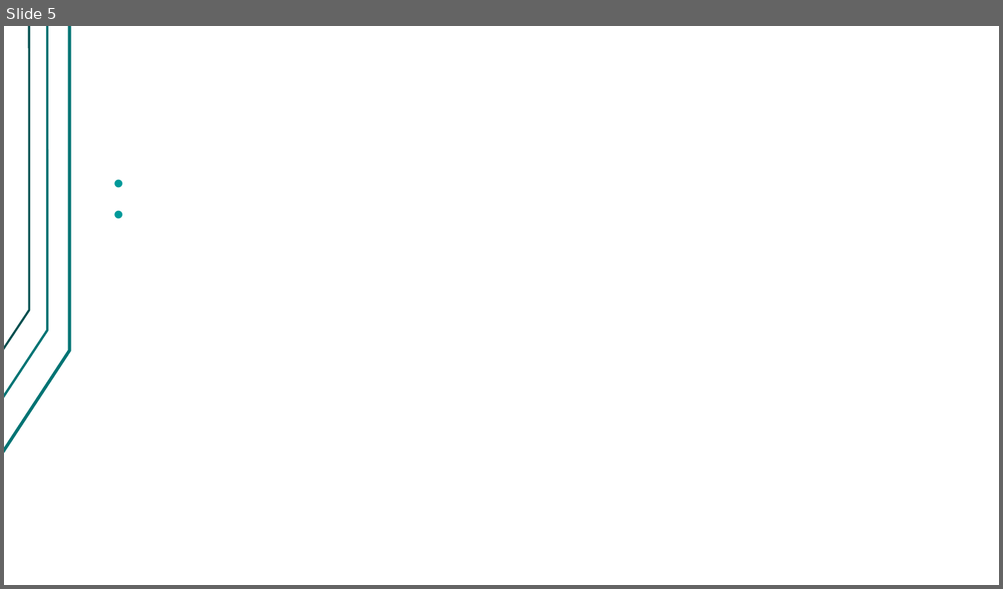
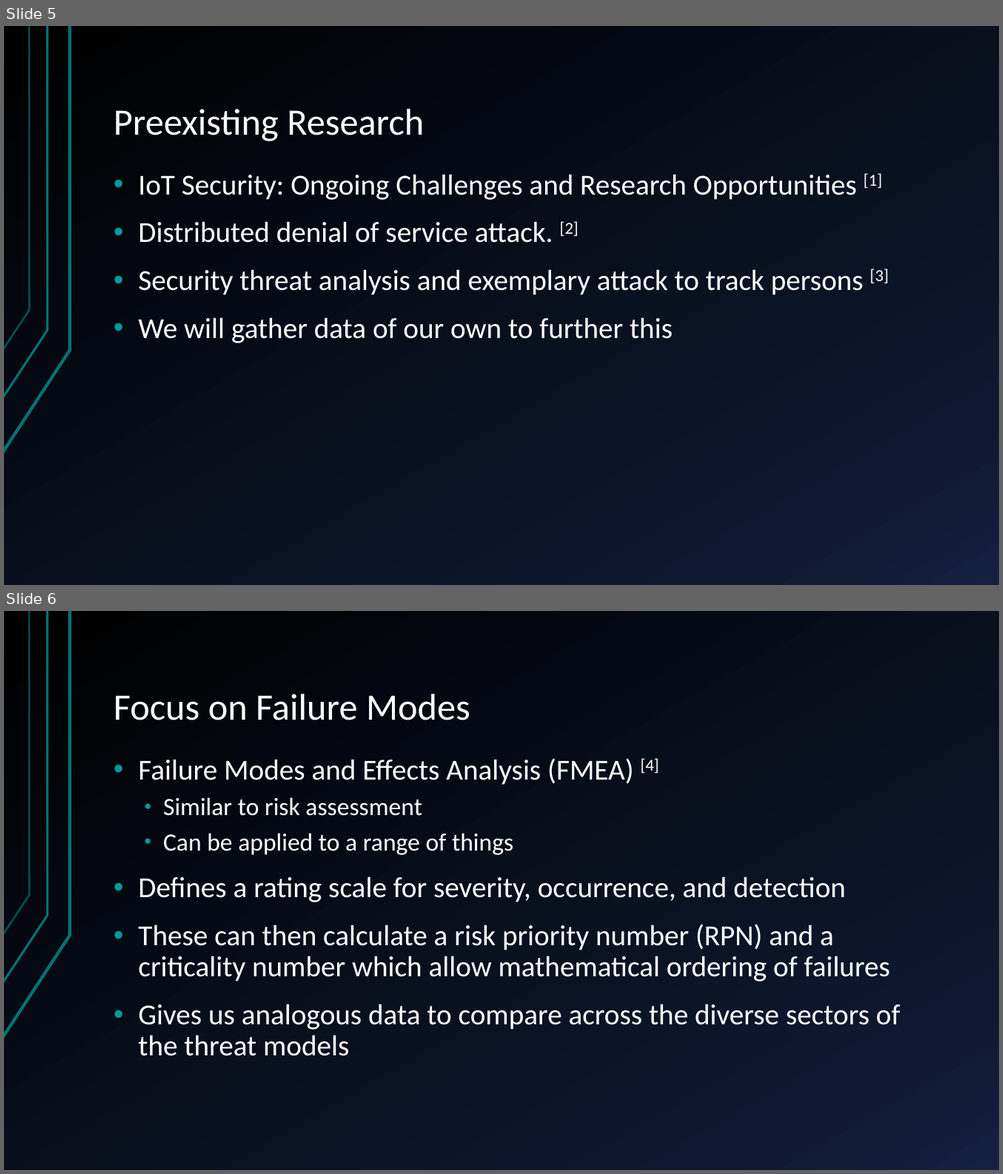
Before and after one commit to giacoppd/Security-For-Robotics, a slide deck: docs/progress_report/progress_report.pptx. Shown one above the other, each under a label of ours: slide 5 before the commit, slides 5 and 6 after it. The pictures are 1003x589 and 1003x1174 pixels, drawn with LibreOffice and Linux fonts; fonts in the diff are those of the drawing. Boxes give left, top, right and bottom in pixels: in the first picture for what was removed or moved away, otherwise in the second. Text is boxed around its words. In the diff, an @@ line names an element or a change of style, - is before the commit and + after.

```diff
--- a/docs/progress_report/progress_report.pptx
+++ b/docs/progress_report/progress_report.pptx
@@ slide 6 added at bbox=[4, 611, 999, 1170], background gradient #000000 to #0F1931 to #142242; not listed: 3 template elements that a slide beside it also shows @@
@@ title added at bbox=[114, 694, 470, 721], 36 pt, text #FFFFFF @@
+Focus on Failure Modes
@@ text added at bbox=[138, 758, 900, 1056], 28 pt, text #FFFFFF @@
+• Failure Modes and Effects Analysis (FMEA) [4]
+  • Similar to risk assessment
+  • Can be applied to a range of things
+• Defines a rating scale for severity, occurrence, and detection
+• These can then calculate a risk priority number (RPN) and a criticality number which allow mathematical ordering of failures
+• Gives us analogous data to compare across the diverse sectors of the threat models
@@ slide 5 changed as well @@
@@ background #FFFFFF to gradient #000000 to #0F1931 to #142242 @@
@@ freeform shape at bbox=[4, 26, 70, 453]: outline redrawn @@
@@ freeform shape at bbox=[4, 26, 47, 398]: outline #007373 2.24 pt to #007373 2.25 pt @@
@@ freeform shape at bbox=[4, 26, 29, 350]: outline #004D4D 2 pt to #007373 2 pt @@
@@ title added at bbox=[114, 109, 424, 141], 36 pt, text #FFFFFF @@
+Preexisting Research
@@ text added at bbox=[138, 173, 888, 343], 28 pt, text #FFFFFF @@
+• IoT Security: Ongoing Challenges and Research Opportunities [1]
+• Distributed denial of service attack. [2]
+• Security threat analysis and exemplary attack to track persons [3]
+• We will gather data of our own to further this
```
Also in this commit, not shown: 12 other slides changed, 2 other slides added, 8 slides removed.
